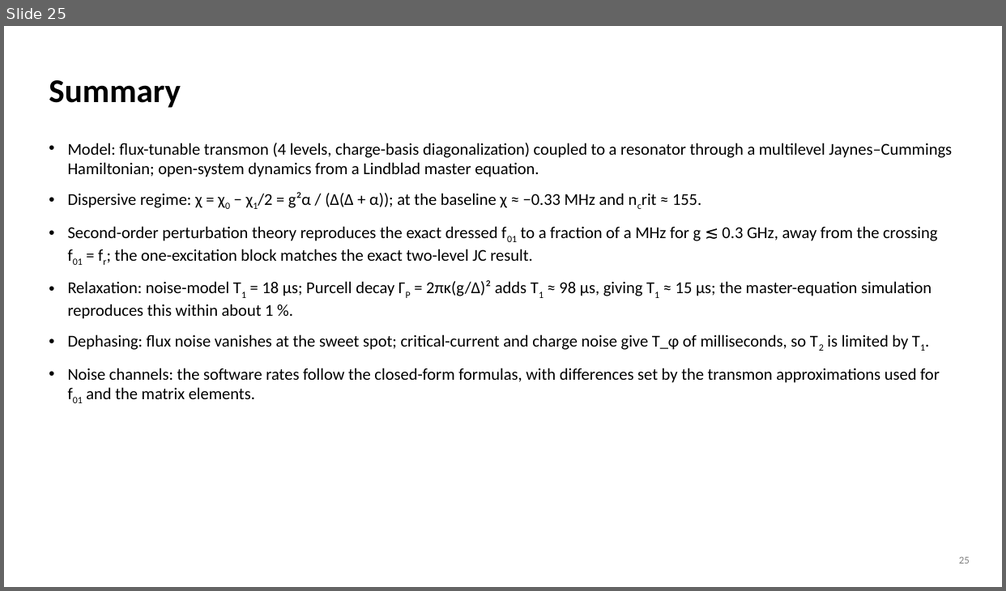
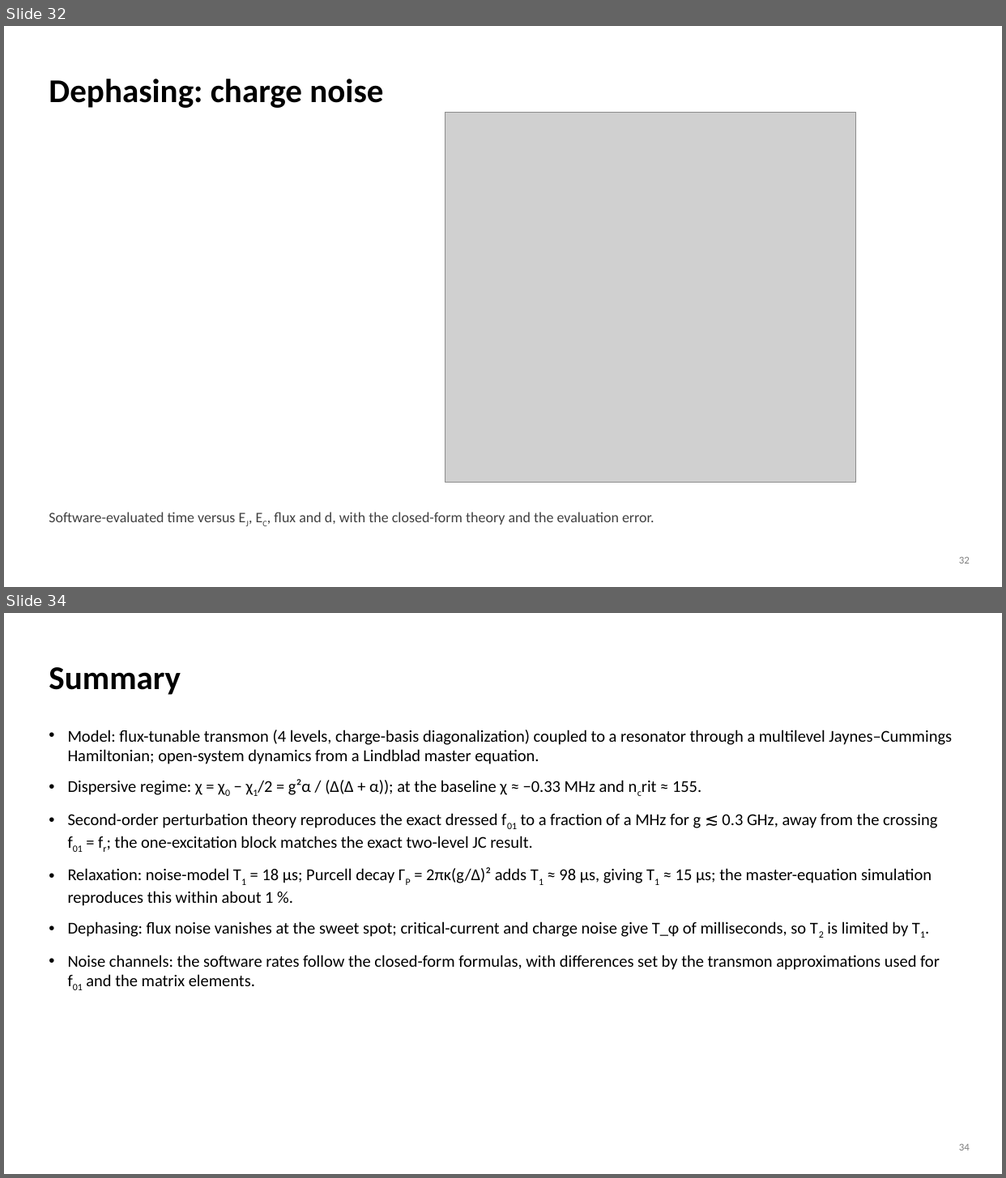
Before and after one commit to morassa1-code/Quantum_Computing_Simulations, a slide deck: Transmon_Resonator_Model.pptx. Shown one above the other, each under a label of ours: slide 25 before the commit, slides 32 and 34 after it; the slides between them are not shown. The pictures are 1006x591 and 1006x1178 pixels, drawn with LibreOffice and Linux fonts; fonts in the diff are those of the drawing; grey boxes stand for pictures. Boxes give left, top, right and bottom in pixels: in the first picture for what was removed or moved away, otherwise in the second. Text is boxed around its words. In the diff, an @@ line names an element or a change of style, - is before the commit and + after.

```diff
--- a/Transmon_Resonator_Model.pptx
+++ b/Transmon_Resonator_Model.pptx
@@ slide 32 added at <box>4,26,1002,587</box>, background #FFFFFF @@
@@ title added at <box>49,79,383,108</box>, 32 pt, text #000000, bold @@
+Dephasing: charge noise
@@ picture added at <box>445,112,856,483</box> @@
@@ text added at <box>49,512,654,525</box>, 14 pt, text #404040 @@
+Software-evaluated time versus EJ, EC, flux and d, with the closed-form theory and the evaluation error.
@@ page number added at <box>959,557,970,564</box>, 10 pt, text #7F7F7F @@
+32
@@ what was slide 25 is now slide 34 @@
@@ page number at <box>959,1144,970,1151</box>: text changed @@
-25
+34
```
Also in this commit, not shown: 13 slides changed, 8 other slides added.
